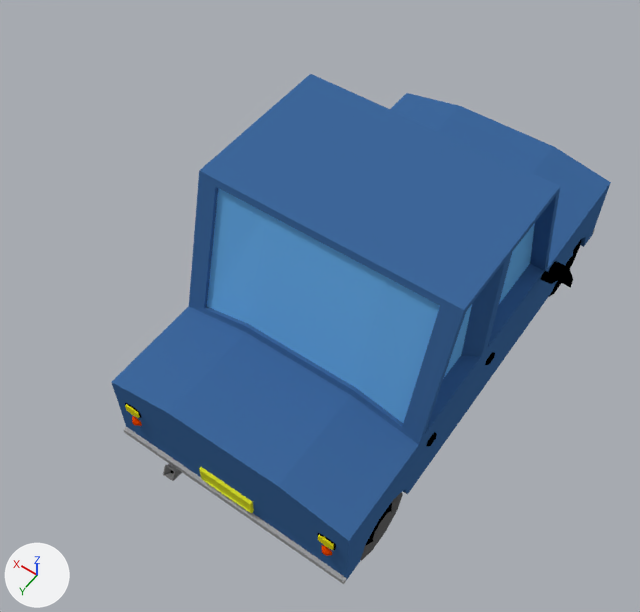
Two versions of the Blender file RunnerGame/Assets/Models/LowPolyForrest.blend, one commit apart.
Rendered twice from a 50 mm lens placed at (-3.48, 6.14, 9.28), pointed at (0.49, 0.59, 0.55). Lighting does not change. The marker at lower left points along +X, +Y and +Z.
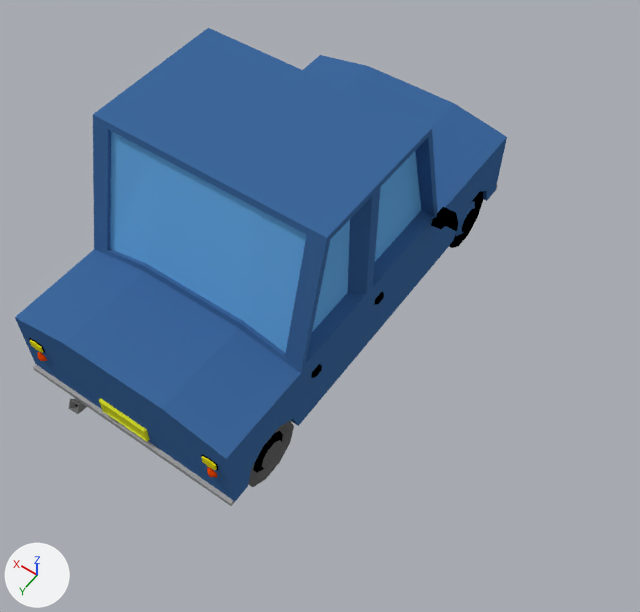
Patch to the scene script:
```diff
--- a/RunnerGame/Assets/Models/LowPolyForrest.blend.py
+++ b/RunnerGame/Assets/Models/LowPolyForrest.blend.py
@@ me_cube_003 @@
 # used by ob_cube_002; location = (-0.01, -0.06, 0.08)
-me_cube_003.from_pydata(...)  # 733 vertices, 626 faces, 22 loose edges; spans x 0.0..2.0, y -3.19..3.16, z -0.68..2.65
+me_cube_003.from_pydata(...)  # 1452 vertices, 1290 faces, 44 loose edges; spans x -2.0..2.0, y -3.19..3.29, z -0.68..2.65
+# me_cube_003 part 1: the loose piece of 121 vertices spanning x 0.0..1.59, y -2.82..-1.89, z -0.68..0.2 is copied, and the copy is mirrored in x about the mesh origin; it spans x -1.59..0.0, y -2.82..-1.89, z -0.68..0.2
+# me_cube_003 part 2: the loose piece of 121 vertices spanning x 0.0..1.59, y 1.89..2.82, z -0.68..0.2 is copied, and the copy is mirrored in x about the mesh origin; it spans x -1.59..0.0, y 1.89..2.82, z -0.68..0.2
+# me_cube_003 part 3: the loose piece of 12 vertices spanning x 1.55..1.65, y 0.09..0.29, z 0.48..0.58 is copied, and the copy is mirrored in x about the mesh origin; it spans x -1.65..-1.55, y 0.09..0.29, z 0.48..0.58
+# me_cube_003 part 4: the loose piece of 12 vertices spanning x 1.55..1.65, y 1.43..1.63, z 0.48..0.58 is copied, and the copy is mirrored in x about the mesh origin; it spans x -1.65..-1.55, y 1.43..1.63, z 0.48..0.58
+# me_cube_003 part 5: the loose piece of 36 vertices spanning x 1.56..2.0, y -1.17..-1.03, z 0.77..1.09 is copied, and the copy is mirrored in x about the mesh origin; it spans x -2.0..-1.56, y -1.17..-1.03, z 0.77..1.09
+# me_cube_003 part 6: the loose piece of 30 vertices spanning x 1.28..1.42, y 3.0..3.16, z 0.15..0.32 is copied, and the copy is mirrored in x about the mesh origin; it spans x -1.42..-1.28, y 3.0..3.16, z 0.15..0.32
+# me_cube_003 part 7: the loose piece of 48 vertices spanning x 1.24..1.46, y 2.89..3.14, z 0.39..0.55 is copied, and the copy is mirrored in x about the mesh origin; it spans x -1.46..-1.24, y 2.89..3.14, z 0.39..0.55
+# me_cube_003 part 8: a new loose piece of 28 vertices spanning x 0.73..1.01, y 2.6..3.29, z -0.34..-0.15
+# me_cube_003 part 9: a new loose piece of 16 vertices spanning x -0.35..0.39, y 3.08..3.15, z -0.07..0.17, in mat_material_005 (yellow #e0e72e)
+# me_cube_003 part 10: 217 vertices added at x -1.61..0.0, y -3.16..3.16, z -0.31..2.65
 me_cube_003.materials.append(mat_lightblue)
@@ me_cube_003 @@
 me_cube_003.materials.append(mat_material_006)
+me_cube_003.materials.append(mat_material_005)  # yellow #e0e72e
+me_cube_003.materials.append(mat_material_003)  # black #000000
+me_cube_003.materials.append(mat_material_004)  # grey #7c7c7c
@@ ob_cube_004 @@
-ob_cube_004 = bpy.data.objects.new('Cube.004', me_cube_006)
-ob_cube_004.location = (0.01, 3.05, 0.13)
-ob_cube_004.scale = (-0.369, 0.0339, -0.119)
@@ ob_cube_003 @@
-ob_cube_003 = bpy.data.objects.new('Cube.003', me_cube_005)
-ob_cube_003.location = (0.79, 3.05, -0.19)
-ob_cube_003.scale = (0.0817, 0.239, 0.0817)
@@ ob_cube_002 @@
 ob_cube_002 = bpy.data.objects.new('Cube.002', me_cube_003)
-ob_cube_002.location = (-0.01, -0.06, 0.08)
-_m = ob_cube_002.modifiers.new('Mirror', 'MIRROR')
-_m.use_clip = True
+ob_cube_002.location = (1.55, -0.06, 0.08)
```

Changed parts and their boxes [x1, y1, x2, y2] in the pictures (640 x 612 px):
'Cube.002', reshaped, moved, modifiers changed (6% shorter)
    before: [111, 74, 611, 584]
    after: [15, 28, 507, 506]
'Cube.004', deleted (yellow)
    before: [199, 467, 254, 513]
'Cube.003', deleted
    before: [163, 464, 182, 481]
    faces in mat_material_004 (grey #7c7c7c): [163, 464, 182, 481]
part 1 of me_cube_003, added
    after: [449, 191, 483, 248]
part 2 of me_cube_003, added (black)
    after: [248, 421, 294, 487]
part 3 of me_cube_003, added
    after: [374, 292, 384, 305]
part 4 of me_cube_003, added
    after: [312, 364, 322, 378]
part 5 of me_cube_003, added (black)
    after: [431, 207, 458, 231]
part 6 of me_cube_003, added
    after: [207, 467, 217, 477]
part 7 of me_cube_003, added
    after: [201, 454, 219, 471]
part 8 of me_cube_003, added
    after: [68, 399, 87, 414]
part 9 of me_cube_003, added (yellow)
    after: [99, 398, 150, 442]
part 10 of me_cube_003, added
    after: [112, 75, 507, 506]
